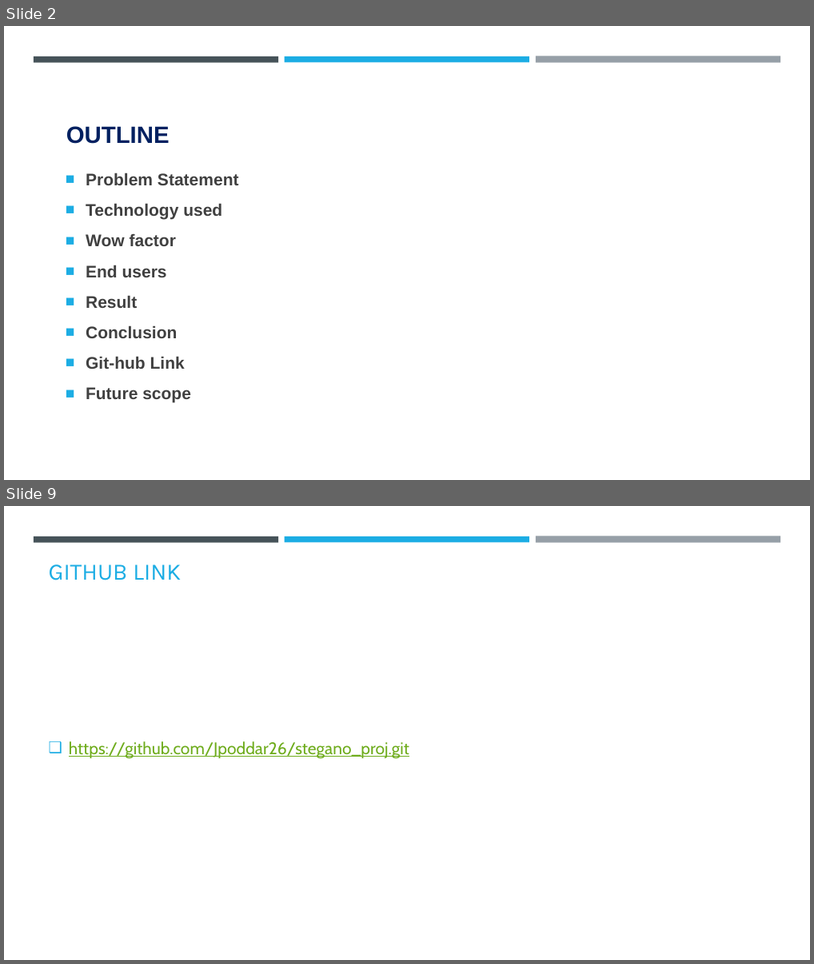
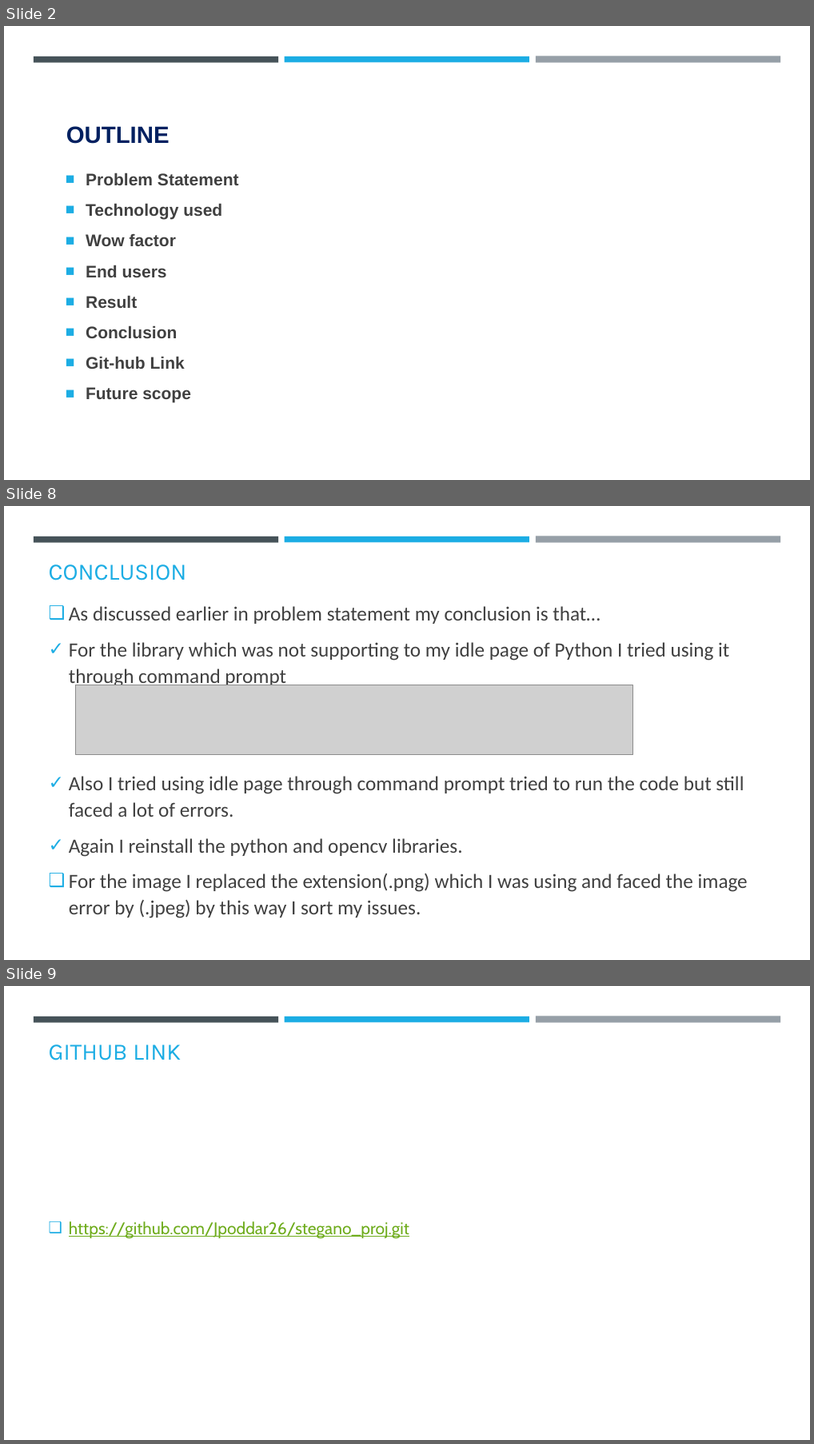
Before and after one commit to Jpoddar26/stegano_proj, a slide deck: AICTE PPT Template (1).pptx. Shown one above the other, each under a label of ours: slides 2 and 9 before the commit, slides 2, 8 and 9 after it; the slides between them are not shown. The pictures are 814x964 and 814x1444 pixels, drawn with LibreOffice and Linux fonts; fonts in the diff are those of the drawing; grey boxes stand for pictures; background and template pictures are left out. Boxes give left, top, right and bottom in pixels: in the first picture for what was removed or moved away, otherwise in the second. Text is boxed around its words. In the diff, an @@ line names an element or a change of style, - is before the commit and + after.

```diff
--- a/AICTE PPT Template (1).pptx
+++ b/AICTE PPT Template (1).pptx
@@ slide 8 added at [4,506,810,960], background #FFFFFF; not listed: 3 template elements that a slide beside it also shows @@
@@ title added at [49,564,187,580], 28 pt, text #1CADE4 @@
+CONCLUSION
@@ text added at [69,606,748,918], 24 pt, text #404040 @@
+❑ As discussed earlier in problem statement my conclusion is that…
+✓ For the library which was not supporting to my idle page of Python I tried using it through command prompt
+✓ Also I tried using idle page through command prompt tried to run the code but still faced a lot of errors.
+✓ Again I reinstall the python and opencv libraries.
+❑ For the image I replaced the extension(.png) which I was using and faced the image error by (.jpeg) by this way I sort my issues.
@@ picture added at [76,685,633,755] @@
```
Also in this commit, not shown: 4 slides changed, 1 other slide added, 2 slides removed.
